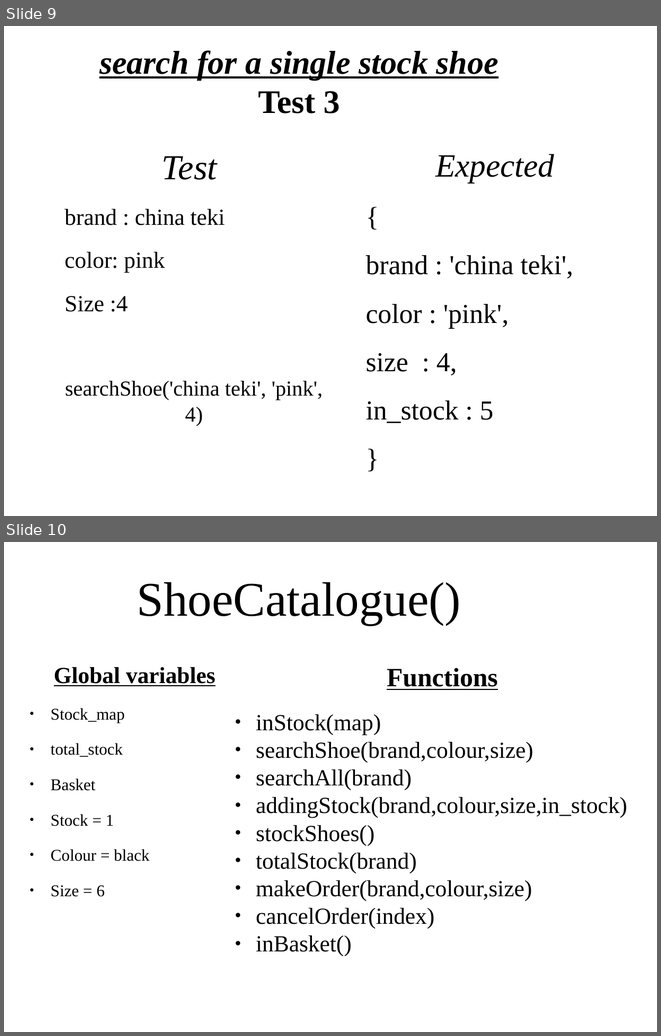
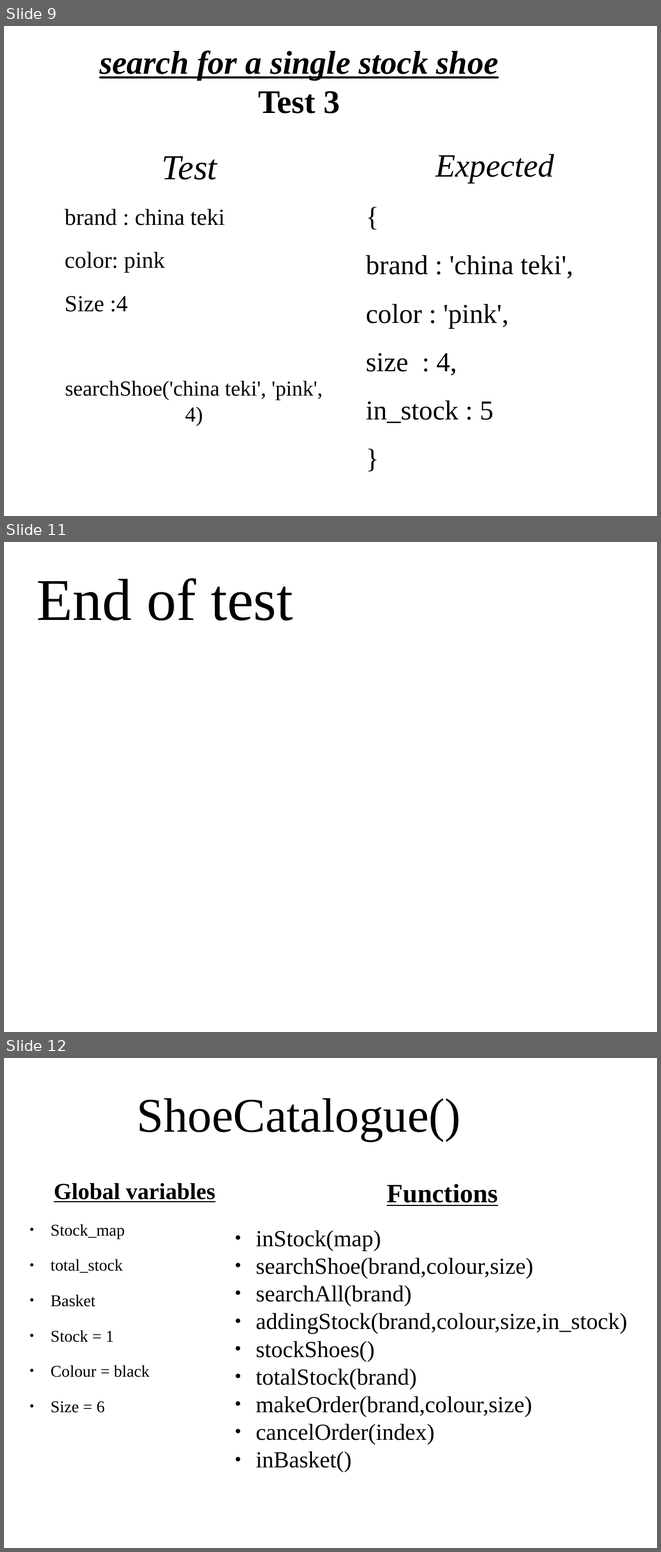
Before and after one commit to TaSiya/shoe, a slide deck: project presentation.odp. Shown one above the other, each under a label of ours: slides 9 and 10 before the commit, slides 9, 11 and 12 after it; the slides between them are not shown. The pictures are 661x1036 and 661x1552 pixels, drawn with LibreOffice and Linux fonts; fonts in the diff are those of the drawing; background and template pictures are left out. Boxes give left, top, right and bottom in pixels: in the first picture for what was removed or moved away, otherwise in the second. Text is boxed around its words. In the diff, an @@ line names an element or a change of style, - is before the commit and + after.

```diff
--- a/project presentation.odp
+++ b/project presentation.odp
@@ slide 11 added at [4,542,657,1032], background picture (left out) @@
@@ title added at [37,578,293,620], 72 pt, text #000000 @@
+End of test
@@ what was slide 10 is now slide 12 @@
```
Also in this commit, not shown: 1 other slide added, 1 other file.
